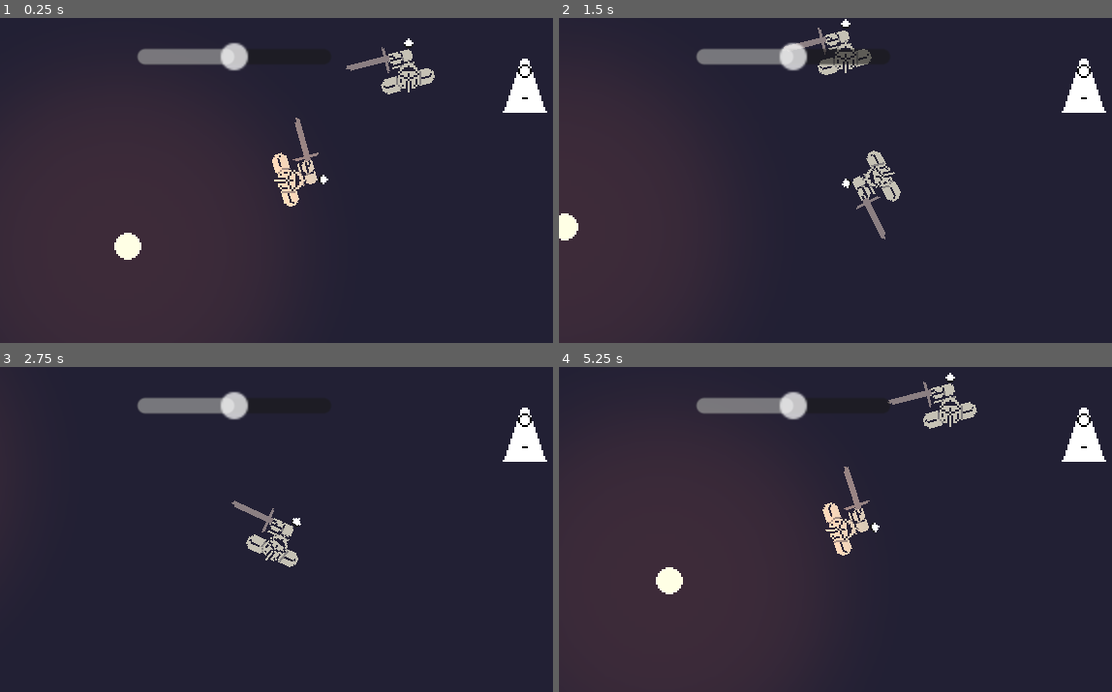
Above: before the commit, frames 1-4 (two rows, left to right).
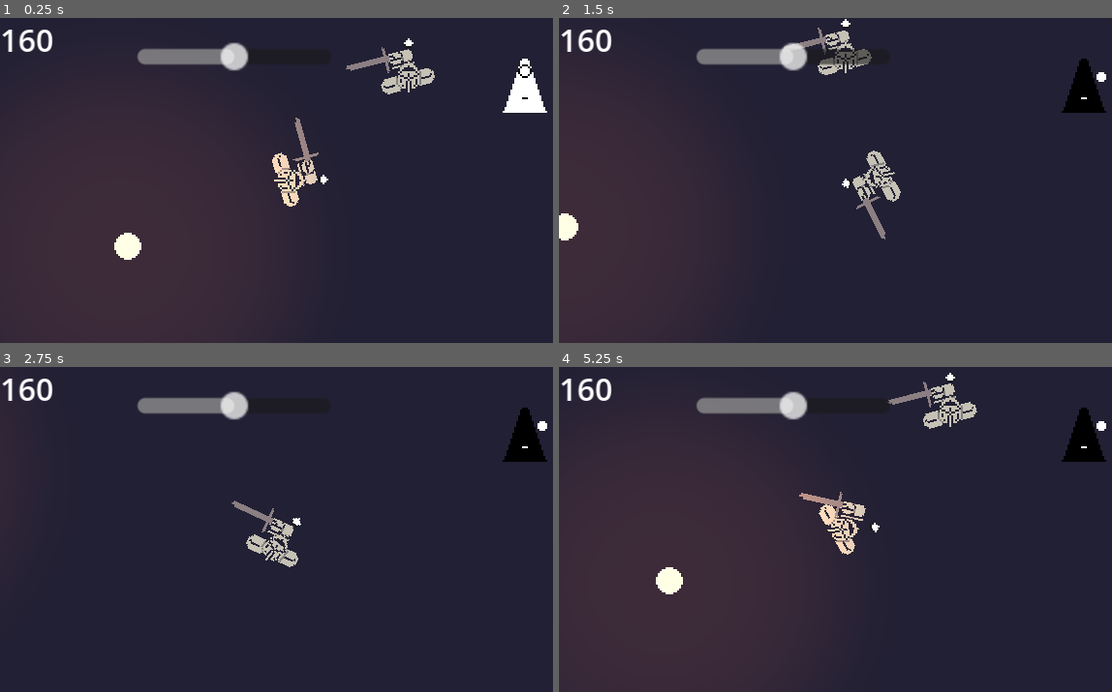
Above: after the commit, the same moments.

Repository: BGuerrero825/Medieval-Brawler
Game: Godot game, scene res://test.tscn
Same seed, same stepped clock (60 frames per second), same inputs: the game is played once before the commit and once after it.
Inputs (mouse positions are in pixels of both pictures, inside the frame that each line leads up to):
- Up to frame 1 (0.25 s): no input
- Up to frame 2 (1.5 s): move the mouse to (979, 164) at 0.52 s; hold D (move_right) 0.53-1.28 s; click (979, 164) at 0.6 s; move the mouse to (735, 196) at 1.27 s; hold S (move_down) from 1.28 s (still down); right-click (735, 196) at 1.35 s
- Up to frame 3 (2.75 s): move the mouse to (348, 458) at 2.02 s; release S (move_down) at 2.03 s; hold D (move_right) from 2.03 s (still down); click (348, 458) at 2.1 s
- Up to frame 4 (5.25 s): move the mouse to (818, 594) at 2.77 s; release D (move_right) at 2.78 s; hold W (move_up) 2.78-3.53 s; right-click (818, 594) at 2.85 s; move the mouse to (1023, 578) at 3.52 s; hold A (move_left) 3.53-5.03 s; click (1023, 578) at 3.6 s; move the mouse to (675, 480) at 4.27 s; right-click (675, 480) at 4.35 s; move the mouse to (879, 529) at 5.02 s; hold S (move_down) from 5.03 s (still down); click (879, 529) at 5.1 s

The runs differ from the first frame. In frame 1, 0.3% of the frame differs, in the area x 0-10%, y 3-11%; in frame 2, 1.1%; in frame 3, 1.1%; in frame 4, 1.9%, in the area x 0-99%, y 3-59%.
Error before the commit: Parse Error: Identifier "bb" not declared in the current scope. (res://boombox/BoomBox.gd:46)

Commit message:
thrust anim, fixed bad inBeatWindow logic

Diff:
--- a/boombox/BoomBox.gd
+++ b/boombox/BoomBox.gd
@@ -3,14 +3,14 @@
 # !!! BoomBox must be placed as the first node in the scene tree !!!
 # this is so dependent nodes can reference it on their "_ready()" call
 
-const CORE_BPM = 160
-const BEAT_WINDOW = .25 # as a percentage of the beatLength time (ex .375sec * .25 before & after beat)
+const CORE_BPM = 160.0
+const BEAT_WINDOW = .25 # as a percentage of the beatLength time (ex .375sec * .25 = .09 sec before & after beat)
 
 var gui = null
 var boomBox = null
 
 var timeOnBeat := 0.0
-var bpm := 160.0
+var bpm := CORE_BPM
 var beatLength := 60.0 / bpm
 var beatCount := 0
 var inBeatWindow := false
@@ -35,20 +35,18 @@
 	else:
 		onBeatFrame = false
 	# beginning of beat window
-	if !inBeatWindow and beatLength - timeOnBeat <= beatLength * BEAT_WINDOW:
+	if !inBeatWindow and (timeOnBeat >= beatLength - beatLength * BEAT_WINDOW):
 		inBeatWindow = true
-		print("beatwindow start!")
-		print("%.0fms EARLY (-%.0f%%)" % [(beatLength - timeOnBeat) * 1000, (1 - (timeOnBeat / beatLength)) * 100])
+		#print("beatwindow start! %.0fms EARLY (-%.0f%%)" % [(beatLength - timeOnBeat) * 1000, (1 - (timeOnBeat / beatLength)) * 100])
 	# end of beat window
-	elif inBeatWindow and timeOnBeat > beatLength * BEAT_WINDOW:
+	elif inBeatWindow and (timeOnBeat < beatLength - beatLength * BEAT_WINDOW) and (timeOnBeat >= beatLength * BEAT_WINDOW):
 		inBeatWindow = false
-		print("beatwindow end!")
-		print("%.0fms LATE (+%.0f%%)" % [bb.timeOnBeat * 1000, (bb.timeOnBeat / bb.beatLength) * 100])
+		#print("beatwindow end! %.0fms LATE (%.0f%%)" % [timeOnBeat * 1000, (timeOnBeat / beatLength) * 100])
 
 
 func hitBeat():
 	onBeatFrame = true
-	# reset timeOnBeat to time past beatLength that just occurred
+	# set timeOnBeat to time past beatLength that just occurred
 	timeOnBeat -= beatLength
 	beatLength = 60.0 / bpm
 	# print("Beat #%d" % beatCount)
--- a/fighter/Fighter.tscn
+++ b/fighter/Fighter.tscn
@@ -264,6 +264,18 @@
 "update": 0,
 "values": [Color(1, 1, 1, 0)]
 }
+tracks/20/type = "value"
+tracks/20/imported = false
+tracks/20/enabled = true
+tracks/20/path = NodePath("pivot/animations/mainHand:scale")
+tracks/20/interp = 1
+tracks/20/loop_wrap = true
+tracks/20/keys = {
+"times": PackedFloat32Array(0),
+"transitions": PackedFloat32Array(1),
+"update": 0,
+"values": [Vector2(1, 1)]
+}
 
 [sub_resource type="Animation" id="Animation_8yruu"]
 resource_name = "idle"
@@ -472,8 +484,215 @@
 "values": [-1.5708]
 }
 
-[sub_resource type="Animation" id="Animation_vrwbs"]
-resource_name = "light"
+[sub_resource type="Animation" id="Animation_07v75"]
+resource_name = "windup"
+tracks/0/type = "value"
+tracks/0/imported = false
+tracks/0/enabled = true
+tracks/0/path = NodePath("pivot/animations/head:rotation")
+tracks/0/interp = 1
+tracks/0/loop_wrap = true
+tracks/0/keys = {
+"times": PackedFloat32Array(0, 0.1),
+"transitions": PackedFloat32Array(1, 1),
+"update": 1,
+"values": [1.5708, 1.5708]
+}
+tracks/1/type = "value"
+tracks/1/imported = false
+tracks/1/enabled = true
+tracks/1/path = NodePath("pivot/animations/head:position")
+tracks/1/interp = 1
+tracks/1/loop_wrap = true
+tracks/1/keys = {
+"times": PackedFloat32Array(0, 0.1),
+"transitions": PackedFloat32Array(1, 1),
+"update": 1,
+"values": [Vector2(1, -4.05312e-06), Vector2(0, 0)]
+}
+tracks/2/type = "value"
+tracks/2/imported = false
+tracks/2/enabled = true
+tracks/2/path = NodePath("pivot/animations/mainHand/weapon:position")
+tracks/2/interp = 2
+tracks/2/loop_wrap = true
+tracks/2/keys = {
+"times": PackedFloat32Array(0),
+"transitions": PackedFloat32Array(1),
+"update": 1,
+"values": [Vector2(-14.0616, 1.50756)]
+}
+tracks/3/type = "value"
+tracks/3/imported = false
+tracks/3/enabled = true
+tracks/3/path = NodePath("pivot/animations/chest:position")
+tracks/3/interp = 2
+tracks/3/loop_wrap = true
+tracks/3/keys = {
+"times": PackedFloat32Array(0, 0.1),
+"transitions": PackedFloat32Array(1, 1),
+"update": 1,
+"values": [Vector2(2, 5.96046e-08), Vector2(2, 5.96046e-08)]
+}
+tracks/4/type = "value"
+tracks/4/imported = false
+tracks/4/enabled = true
+tracks/4/path = NodePath("pivot/animations/swing:visible")
+tracks/4/interp = 1
+tracks/4/loop_wrap = true
+tracks/4/keys = {
+"times": PackedFloat32Array(0),
+"transitions": PackedFloat32Array(1),
+"update": 1,
+"values": [false]
+}
+tracks/5/type = "value"
+tracks/5/imported = false
+tracks/5/enabled = true
+tracks/5/path = NodePath("pivot/animations/pointer:frame")
+tracks/5/interp = 1
+tracks/5/loop_wrap = true
+tracks/5/keys = {
+"times": PackedFloat32Array(0),
+"transitions": PackedFloat32Array(1),
+"update": 1,
+"values": [0]
+}
+tracks/6/type = "value"
+tracks/6/imported = false
+tracks/6/enabled = true
+tracks/6/path = NodePath("pivot/animations/mainHand/weapon:rotation")
+tracks/6/interp = 1
+tracks/6/loop_wrap = true
+tracks/6/keys = {
+"times": PackedFloat32Array(0),
+"transitions": PackedFloat32Array(1),
+"update": 1,
+"values": [0.0]
+}
+tracks/7/type = "value"
+tracks/7/imported = false
+tracks/7/enabled = true
+tracks/7/path = NodePath("pivot/animations/mainHand:rotation")
+tracks/7/interp = 1
+tracks/7/loop_wrap = true
+tracks/7/keys = {
+"times": PackedFloat32Array(0, 0.1),
+"transitions": PackedFloat32Array(1, 1),
+"update": 1,
+"values": [1.8195, 2.85432]
+}
+tracks/8/type = "value"
+tracks/8/imported = false
+tracks/8/enabled = true
+tracks/8/path = NodePath("pivot/animations/mainHand:position")
+tracks/8/interp = 1
+tracks/8/loop_wrap = true
+tracks/8/keys = {
+"times": PackedFloat32Array(0, 0.1),
+"transitions": PackedFloat32Array(1, 1),
+"update": 1,
+"values": [Vector2(-8, -7), Vector2(-2.99999, -10)]
+}
+tracks/9/type = "value"
+tracks/9/imported = false
+tracks/9/enabled = true
+tracks/9/path = NodePath("pivot/animations/mainHand/weapon:scale")
+tracks/9/interp = 1
+tracks/9/loop_wrap = true
+tracks/9/keys = {
+"times": PackedFloat32Array(0),
+"transitions": PackedFloat32Array(1),
+"update": 1,
+"values": [Vector2(0.7, 1)]
+}
+tracks/10/type = "value"
+tracks/10/imported = false
+tracks/10/enabled = true
+tracks/10/path = NodePath("pivot/animations/mainHand/weapon:visible")
+tracks/10/interp = 1
+tracks/10/loop_wrap = true
+tracks/10/keys = {
+"times": PackedFloat32Array(0),
+"transitions": PackedFloat32Array(1),
+"update": 1,
+"values": [true]
+}
+tracks/11/type = "value"
+tracks/11/imported = false
+tracks/11/enabled = true
+tracks/11/path = NodePath("pivot/animations/mainHand/offHand:rotation")
+tracks/11/interp = 1
+tracks/11/loop_wrap = true
+tracks/11/keys = {
+"times": PackedFloat32Array(0),
+"transitions": PackedFloat32Array(1),
+"update": 1,
+"values": [0.0]
+}
+tracks/12/type = "value"
+tracks/12/imported = false
+tracks/12/enabled = true
+tracks/12/path = NodePath("pivot/animations/mainHand/offHand:position")
+tracks/12/interp = 1
+tracks/12/loop_wrap = true
+tracks/12/keys = {
+"times": PackedFloat32Array(0),
+"transitions": PackedFloat32Array(1),
+"update": 1,
+"values": [Vector2(5.87, 0)]
+}
+tracks/13/type = "value"
+tracks/13/imported = false
+tracks/13/enabled = true
+tracks/13/path = NodePath("pivot/animations/chest:rotation")
+tracks/13/interp = 1
+tracks/13/loop_wrap = true
+tracks/13/keys = {
+"times": PackedFloat32Array(0, 0.1),
+"transitions": PackedFloat32Array(1, 1),
+"update": 1,
+"values": [-4.44981, -4.2552]
+}
+tracks/14/type = "value"
+tracks/14/imported = false
+tracks/14/enabled = true
+tracks/14/path = NodePath("pivot/animations/head:rotation")
+tracks/14/interp = 1
+tracks/14/loop_wrap = true
+tracks/14/keys = {
+"times": PackedFloat32Array(0),
+"transitions": PackedFloat32Array(1),
+"update": 1,
+"values": [1.5708]
+}
+tracks/15/type = "value"
+tracks/15/imported = false
+tracks/15/enabled = true
+tracks/15/path = NodePath("pivot/animations/pointer:position")
+tracks/15/interp = 1
+tracks/15/loop_wrap = true
+tracks/15/keys = {
+"times": PackedFloat32Array(0),
+"transitions": PackedFloat32Array(1),
+"update": 1,
+"values": [Vector2(-17, 6.15398e-05)]
+}
+tracks/16/type = "value"
+tracks/16/imported = false
+tracks/16/enabled = true
+tracks/16/path = NodePath("pivot/animations/pointer:rotation")
+tracks/16/interp = 1
+tracks/16/loop_wrap = true
+tracks/16/keys = {
+"times": PackedFloat32Array(0),
+"transitions": PackedFloat32Array(1),
+"update": 1,
+"values": [-1.5708]
+}
+
+[sub_resource type="Animation" id="Animation_14ry7"]
+resource_name = "thrust"
 step = 0.05
 tracks/0/type = "value"
 tracks/0/imported = false
@@ -569,7 +788,7 @@
 "times": PackedFloat32Array(0, 0.1),
 "transitions": PackedFloat32Array(1, 1),
 "update": 1,
-"values": [3.38482, -0.425463]
+"values": [6.27326, -0.0523598]
 }
 tracks/8/type = "value"
 tracks/8/imported = false
@@ -581,7 +800,7 @@
 "times": PackedFloat32Array(0, 0.1),
 "transitions": PackedFloat32Array(1, 1),
 "update": 1,
-"values": [Vector2(2.00001, -11), Vector2(-16, 12)]
+"values": [Vector2(-6.74725e-05, -11), Vector2(-22, 0.00013529)]
 }
 tracks/9/type = "value"
 tracks/9/imported = false
@@ -641,7 +860,7 @@
 "times": PackedFloat32Array(0, 0.1),
 "transitions": PackedFloat32Array(1, 1),
 "update": 1,
-"values": [-4.03763, -4.85749]
+"values": [-3.60244, -4.71239]
 }
 tracks/14/type = "value"
 tracks/14/imported = false
@@ -715,9 +934,22 @@
 "update": 0,
 "values": [Color(1, 1, 1, 0), Color(1, 1, 1, 1), Color(1, 1, 1, 0)]
 }
-
-[sub_resource type="Animation" id="Animation_07v75"]
-resource_name = "windup"
+tracks/20/type = "value"
+tracks/20/imported = false
+tracks/20/enabled = true
+tracks/20/path = NodePath("pivot/animations/mainHand:scale")
+tracks/20/interp = 1
+tracks/20/loop_wrap = true
+tracks/20/keys = {
+"times": PackedFloat32Array(0),
+"transitions": PackedFloat32Array(1),
+"update": 0,
+"values": [Vector2(1, -1)]
+}
+
+[sub_resource type="Animation" id="Animation_vrwbs"]
+resource_name = "sweep"
+step = 0.05
 tracks/0/type = "value"
 tracks/0/imported = false
 tracks/0/enabled = true
@@ -740,7 +972,7 @@
 "times": PackedFloat32Array(0, 0.1),
 "transitions": PackedFloat32Array(1, 1),
 "update": 1,
-"values": [Vector2(1, -4.05312e-06), Vector2(0, 0)]
+"values": [Vector2(1, 9.65599e-07), Vector2(-1, -1.20402e-06)]
 }
 tracks/2/type = "value"
 tracks/2/imported = false
@@ -749,10 +981,10 @@
 tracks/2/interp = 2
 tracks/2/loop_wrap = true
 tracks/2/keys = {
-"times": PackedFloat32Array(0),
-"transitions": PackedFloat32Array(1),
-"update": 1,
-"values": [Vector2(-14.0616, 1.50756)]
+"times": PackedFloat32Array(0, 0.1),
+"transitions": PackedFloat32Array(1, 1),
+"update": 1,
+"values": [Vector2(-14.0616, 1.50756), Vector2(-19.6093, 0.743217)]
 }
 tracks/3/type = "value"
 tracks/3/imported = false
@@ -764,7 +996,7 @@
 "times": PackedFloat32Array(0, 0.1),
 "transitions": PackedFloat32Array(1, 1),
 "update": 1,
-"values": [Vector2(2, 5.96046e-08), Vector2(2, 5.96046e-08)]
+"values": [Vector2(3, 1), Vector2(3, 1)]
 }
 tracks/4/type = "value"
 tracks/4/imported = false
@@ -773,10 +1005,10 @@
 tracks/4/interp = 1
 tracks/4/loop_wrap = true
 tracks/4/keys = {
-"times": PackedFloat32Array(0),
-"transitions": PackedFloat32Array(1),
-"update": 1,
-"values": [false]
+"times": PackedFloat32Array(0, 0.1),
+"transitions": PackedFloat32Array(1, 1),
+"update": 0,
+"values": [false, true]
 }
 tracks/5/type = "value"
 tracks/5/imported = false
@@ -797,10 +1029,10 @@
 tracks/6/interp = 1
 tracks/6/loop_wrap = true
 tracks/6/keys = {
-"times": PackedFloat32Array(0),
-"transitions": PackedFloat32Array(1),
-"update": 1,
-"values": [0.0]
+"times": PackedFloat32Array(0, 0.1),
+"transitions": PackedFloat32Array(1, 1),
+"update": 1,
+"values": [0.0, 0.0]
 }
 tracks/7/type = "value"
 tracks/7/imported = false
@@ -812,7 +1044,7 @@
 "times": PackedFloat32Array(0, 0.1),
 "transitions": PackedFloat32Array(1, 1),
 "update": 1,
-"values": [1.8195, 2.85432]
+"values": [3.38482, -0.425463]
 }
 tracks/8/type = "value"
 tracks/8/imported = false
@@ -824,7 +1056,7 @@
 "times": PackedFloat32Array(0, 0.1),
 "transitions": PackedFloat32Array(1, 1),
 "update": 1,
-"values": [Vector2(-8, -7), Vector2(-2.99999, -10)]
+"values": [Vector2(2.00001, -11), Vector2(-16, 12)]
 }
 tracks/9/type = "value"
 tracks/9/imported = false
@@ -833,10 +1065,10 @@
 tracks/9/interp = 1
 tracks/9/loop_wrap = true
 tracks/9/keys = {
-"times": PackedFloat32Array(0),
-"transitions": PackedFloat32Array(1),
-"update": 1,
-"values": [Vector2(0.7, 1)]
+"times": PackedFloat32Array(0, 0.1),
+"transitions": PackedFloat32Array(1, 1),
+"update": 1,
+"values": [Vector2(0.7, 1), Vector2(1, 1)]
 }
 tracks/10/type = "value"
 tracks/10/imported = false
@@ -884,7 +1116,7 @@
 "times": PackedFloat32Array(0, 0.1),
 "transitions": PackedFloat32Array(1, 1),
 "update": 1,
-"values": [-4.44981, -4.2552]
+"values": [-4.03763, -4.85749]
 }
 tracks/14/type = "value"
 tracks/14/imported = false
@@ -922,12 +1154,49 @@
 "update": 1,
 "values": [-1.5708]
 }
+tracks/17/type = "value"
+tracks/17/imported = false
+tracks/17/enabled = true
+tracks/17/path = NodePath("pivot/animations/swing:position")
+tracks/17/interp = 1
+tracks/17/loop_wrap = true
+tracks/17/keys = {
+"times": PackedFloat32Array(0.1),
+"transitions": PackedFloat32Array(1),
+"update": 0,
+"values": [Vector2(-29, -3.14594e-05)]
+}
+tracks/18/type = "value"
+tracks/18/imported = false
+tracks/18/enabled = true
+tracks/18/path = NodePath("pivot/animations/swing:rotation")
+tracks/18/interp = 1
+tracks/18/loop_wrap = true
+tracks/18/keys = {
+"times": PackedFloat32Array(0.1),
+"transitions": PackedFloat32Array(1),
+"update": 0,
+"values": [-1.5708]
+}
+tracks/19/type = "value"
+tracks/19/imported = false
+tracks/19/enabled = true
+tracks/19/path = NodePath("pivot/animations/swing:modulate")
+tracks/19/interp = 1
+tracks/19/loop_wrap = true
+tracks/19/keys = {
+"times": PackedFloat32Array(0.05, 0.1, 0.3),
+"transitions": PackedFloat32Array(1, 1, 1),
+"update": 0,
+"values": [Color(1, 1, 1, 0), Color(1, 1, 1, 1), Color(1, 1, 1, 0)]
+}
 
 [sub_resource type="AnimationLibrary" id="AnimationLibrary_qew0s"]
 _data = {
 "RESET": SubResource("7"),
 "idle": SubResource("Animation_8yruu"),
-"light": SubResource("Animation_vrwbs"),
+"sweep": SubResource("Animation_vrwbs"),
+"thrust": SubResource("Animation_14ry7"),
 "windup": SubResource("Animation_07v75")
 }
 
@@ -952,6 +1221,12 @@
 rotation = 3.14159
 scale = Vector2(1, -1)
 
+[node name="pointer" type="Sprite2D" parent="pivot/animations"]
+position = Vector2(-17, 6.15398e-05)
+rotation = -1.5708
+texture = ExtResource("2_r3um7")
+hframes = 2
+
 [node name="chest" type="Sprite2D" parent="pivot/animations"]
 position = Vector2(2, 5.96046e-08)
 rotation = -4.44981
@@ -993,12 +1268,6 @@
 texture = ExtResource("7_lk2aq")
 hframes = 4
 
-[node name="pointer" type="Sprite2D" parent="pivot/animations"]
-position = Vector2(-17, 6.15398e-05)
-rotation = -1.5708
-texture = ExtResource("2_r3um7")
-hframes = 2
-
 [node name="hurtbox" type="Area2D" parent="pivot"]
 visible = false
 rotation = -1.5708
--- a/fighter/fighter.gd
+++ b/fighter/fighter.gd
@@ -32,6 +32,7 @@
 	Global.addEntity(self)
 	animator.play("idle")
 
+
 func _physics_process(delta):
 	if not $controller.get_script():
 		return
@@ -57,7 +58,7 @@
 			queuedState = STATE.IDLE
 		if state == STATE.LIGHT:
 			animator.play("RESET")
-			animator.play("light")
+			animator.play("sweep")
 			queuedState = STATE.IDLE
 
 	if state == STATE.IDLE:
@@ -85,7 +86,7 @@
 	# early / late debug print
 	if input == INPUT.LPRESS:
 		if bb.timeOnBeat < bb.beatLength / 2:
-			print("%.0fms LATE (+%.0f%%)" % [bb.timeOnBeat * 1000, (bb.timeOnBeat / bb.beatLength) * 100])
+			print("%.0fms LATE (%.0f%%)" % [bb.timeOnBeat * 1000, (bb.timeOnBeat / bb.beatLength) * 100])
 		else:
 			print("%.0fms EARLY (-%.0f%%)" % [(bb.beatLength - bb.timeOnBeat) * 1000, (1 - (bb.timeOnBeat / bb.beatLength)) * 100])
 
--- a/player/Player.tscn
+++ b/player/Player.tscn
@@ -4,11 +4,6 @@
 [ext_resource type="Script" path="res://player/playerController.gd" id="4"]
 
 [node name="Fighter" instance=ExtResource("1_hxs2o")]
-MAX_SPEED = null
-ACCELERATION = null
-FRICTION = null
-ROTATION_SPEED = null
-QUEUE_TIMEOUT = null
 
 [node name="controller" parent="." index="0"]
 script = ExtResource("4")
--- a/project.godot
+++ b/project.godot
@@ -96,5 +96,6 @@
 mid_mouse={
 "deadzone": 0.5,
 "events": [Object(InputEventMouseButton,"resource_local_to_scene":false,"resource_name":"","device":-1,"window_id":0,"a …(253 unchanged characters)…
+, Object(InputEventMouseButton,"resource_local_to_scene":false,"resource_name":"","device":-1,"window_id":0,"alt_pressed":false,"shift_pressed":false,"ctrl_pressed":false,"meta_pressed":false,"button_mask":0,"position":Vector2(0, 0),"global_position":Vector2(0, 0),"factor":1.0,"button_index":5,"canceled":false,"pressed":false,"double_click":false,"script":null)
 ]
 }
--- a/test.tscn
+++ b/test.tscn
@@ -46,8 +46,3 @@
 
 [node name="Fighter" parent="." instance=ExtResource("9_s267n")]
 position = Vector2(211, 30)
-MAX_SPEED = null
-ACCELERATION = null
-FRICTION = null
-ROTATION_SPEED = null
-QUEUE_TIMEOUT = null
Not shown: 1 places in fighter/Fighter.tscn that only renumber resources
